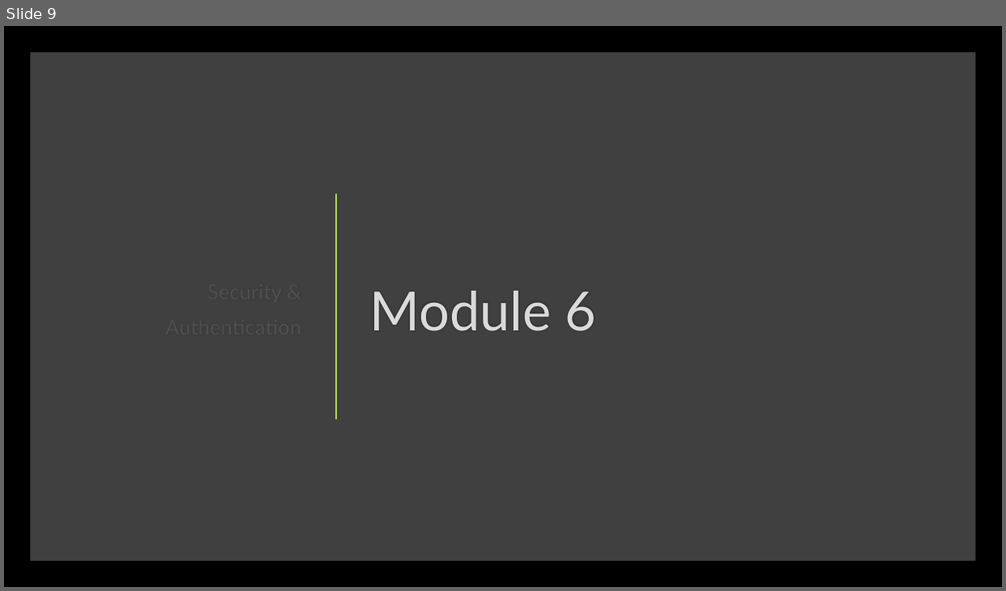
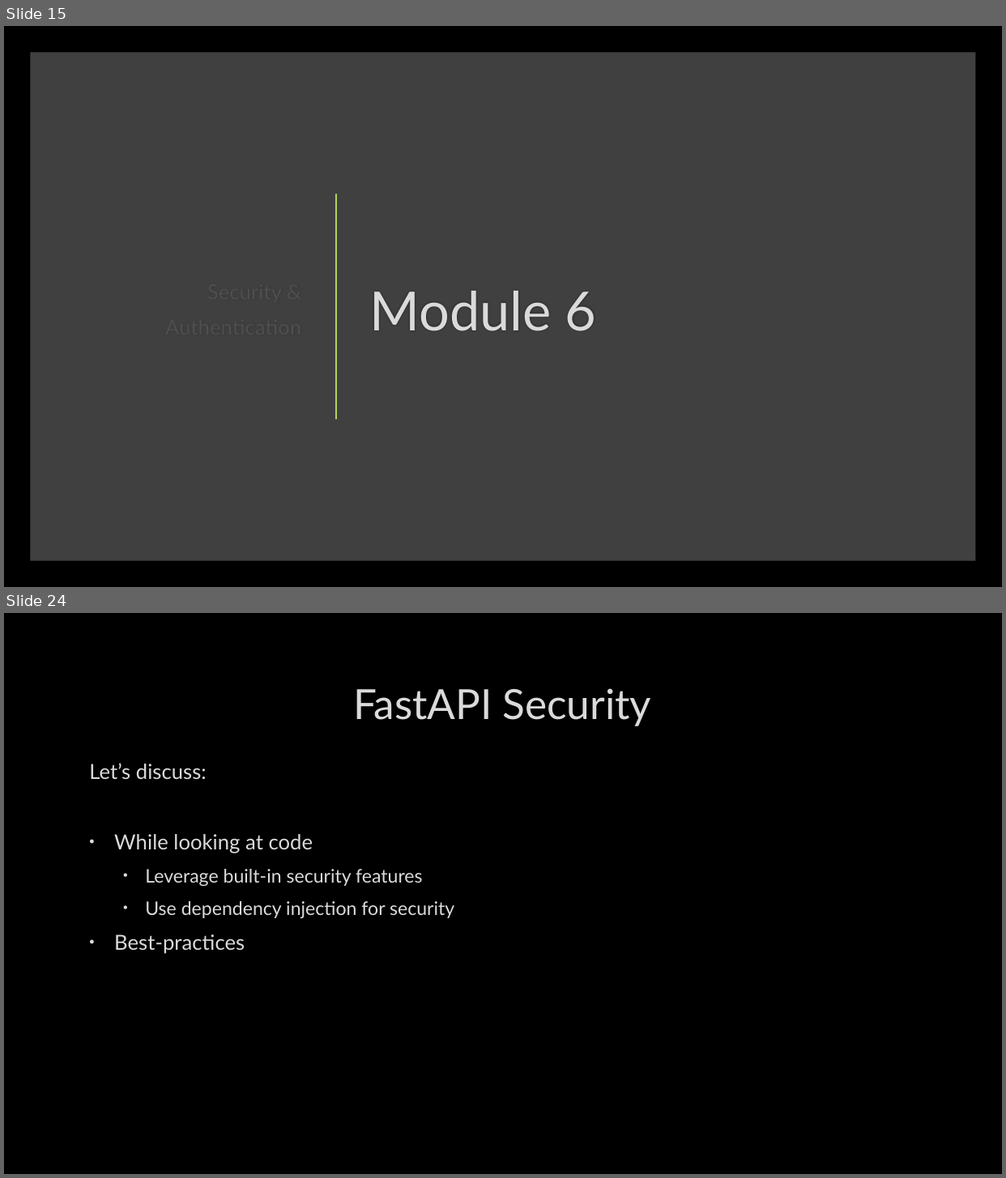
Before and after one commit to SheetMetalConnect/api-workshop, a slide deck: zzz-additional-documentation/Rest-Api-Design-Build-Run-Day-2.pptx. Shown one above the other, each under a label of ours: slide 9 before the commit, slides 15 and 24 after it; the slides between them are not shown. The pictures are 1006x591 and 1006x1178 pixels, drawn with LibreOffice and Linux fonts; fonts in the diff are those of the drawing; background and template pictures are left out. Boxes give left, top, right and bottom in pixels: in the first picture for what was removed or moved away, otherwise in the second. Text is boxed around its words. In the diff, an @@ line names an element or a change of style, - is before the commit and + after.

```diff
--- a/zzz-additional-documentation/Rest-Api-Design-Build-Run-Day-2.pptx
+++ b/zzz-additional-documentation/Rest-Api-Design-Build-Run-Day-2.pptx
@@ slide 24 added at [4,613,1002,1174], background picture (left out) @@
@@ title added at [353,688,652,726], 40 pt, text #DADADA @@
+FastAPI Security
@@ text added at [89,763,454,954], 18 pt, text #DADADA @@
+Let’s discuss:
+• While looking at code
+  • Leverage built-in security features
+  • Use dependency injection for security
+• Best-practices
@@ what was slide 9 is now slide 15 @@
```
Also in this commit, not shown: 15 other slides added, 1 other file.
